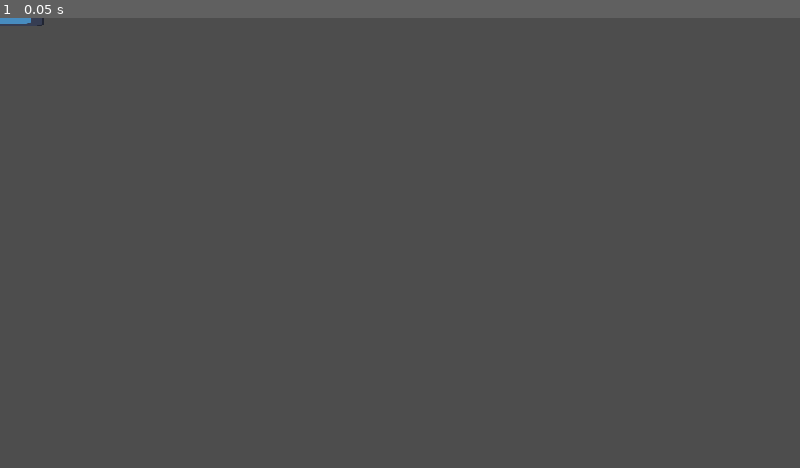
Above: before the commit, frame 1.
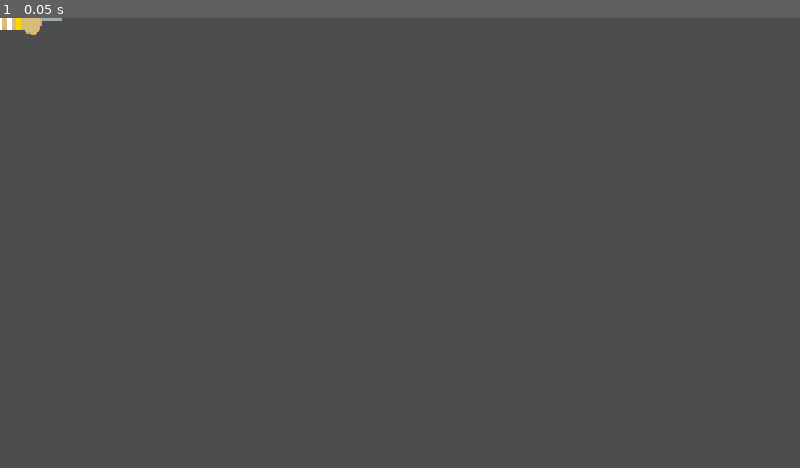
Above: after the commit, the same moment.

Repository: SHADOW-077/PracTrek
Game: Godot game, scene res://game/scenes/Electronics_lab/play_with_resistors.tscn
Two runs of this game, one before a commit and one after it. Both use one fixed random seed, a clock stepped at 60 frames per second and the inputs below. The engine's default icon, where the game draws it, is replaced by a stand-in: a white triangle on a blue panel in a dark square.
Inputs:
- Up to frame 1 (0.05 s): no input

The runs differ from the first frame. In frame 1, 0.2% of the frame differs, in the area x 0-8%, y 0-4%.

Commit message:
added resistor image and made some changes in script
added resistor image and made some changes in script to change the value of resistor grapically

Diff:
--- a/game/scenes/Electronics_lab/components/resistor.gd
+++ b/game/scenes/Electronics_lab/components/resistor.gd
@@ -2,15 +2,45 @@
 
 var select = false
 var menu = false
+var resistor_value
+var colors = {
+	'black':[0,0,0],'brown':[165,42,42],
+	'red':[255,0,0],'orange':[255,165,0],
+	'yellow':[255,255,0],'green':[0,128,0],
+	'blue':[0,0,255],'violet':[238,130,238],
+	'grey':[128,128,128],'white':[255,255,255],
+	'gold':[255,215,0],'silver':[192,192,192]
+	}
+func _process(delta):
+	#makes the options visible
+	if Input.is_action_just_pressed("r_click"):
+		$Control.show()
+		$Control.get_tree().paused = false
+
 
 func _on_input_event(viewport, event, shape_idx):
 	if Input.is_action_just_pressed("click"):
 		select = true
+		$Control.hide()
+		$Control.get_tree().paused = false
 
 func _physics_process(delta):
 	if select:
-		global_position = lerp(global_position,get_global_mouse_position(),30*delta)
+		global_position = lerp(global_position,get_global_mouse_position(),27*delta)
 
 func _input(event):
 	if event is InputEventMouseButton and event.button_index == MOUSE_BUTTON_LEFT:
 		select = false
+
+
+func _on_resistance_text_changed(new_text):
+	#checks
+	if new_text.is_valid_float() == false and new_text.is_empty() == false:
+		print('resistance can have numeric value only')
+		$Control/Resistance.text = ''
+
+
+
+func _on_resistance_text_submitted(new_text):
+	$Control/Resistance.text = new_text
+	print(float(new_text))
--- a/game/scenes/Electronics_lab/components/resistor.tscn
+++ b/game/scenes/Electronics_lab/components/resistor.tscn
@@ -1,28 +1,93 @@
 [gd_scene load_steps=4 format=3 uid="uid://b3oqb6cta2a7l"]
 
-[ext_resource type="Texture2D" uid="uid://cdgwe6vikk0tp" path="res://icon.svg" id="1_hbtf2"]
 [ext_resource type="Script" path="res://game/scenes/Electronics_lab/components/resistor.gd" id="1_luxx6"]
+[ext_resource type="Texture2D" uid="uid://c2w1ux5apl12c" path="res://game/assets/textures/resistor.png" id="2_eoyc6"]
 
 [sub_resource type="RectangleShape2D" id="RectangleShape2D_8g5cm"]
-size = Vector2(128, 22)
+size = Vector2(116, 48.25)
 
 [node name="resistor" type="Area2D"]
 script = ExtResource("1_luxx6")
 
 [node name="Icon" type="Sprite2D" parent="."]
-scale = Vector2(1, 0.185)
-texture = ExtResource("1_hbtf2")
+scale = Vector2(2.235, 2.235)
+texture = ExtResource("2_eoyc6")
 
 [node name="r_collider" type="CollisionShape2D" parent="."]
 shape = SubResource("RectangleShape2D_8g5cm")
 
-[node name="LineEdit" type="LineEdit" parent="."]
-offset_left = -20.0
-offset_top = -48.0
-offset_right = 96.0
-offset_bottom = -17.0
-placeholder_text = "resistance"
-alignment = 1
+[node name="Control" type="Control" parent="."]
+process_mode = 1
+visible = false
+layout_mode = 3
+anchors_preset = 0
+offset_right = 40.0
+offset_bottom = 40.0
+
+[node name="OptionButton" type="OptionButton" parent="Control"]
+offset_left = 111.0
+offset_top = -53.0
+offset_right = 156.0
+offset_bottom = -22.0
+item_count = 2
+fit_to_longest_item = false
+popup/item_0/text = "ohm"
+popup/item_0/id = 0
+popup/item_1/text = "kilo ohm"
+popup/item_1/id = 1
+
+[node name="Resistance" type="LineEdit" parent="Control"]
+offset_left = -17.0
+offset_top = -53.0
+offset_right = 113.0
+offset_bottom = -22.0
+theme_override_font_sizes/font_size = 16
+text = "7777"
+alignment = 2
 max_length = 4
 
+[node name="Label" type="Label" parent="Control"]
+offset_left = -16.0
+offset_top = -51.0
+offset_right = 84.0
+offset_bottom = -21.88
+scale = Vector2(0.95, 0.95)
+theme_override_font_sizes/font_size = 16
+text = "Resistance"
+
+[node name="color_band" type="Node2D" parent="."]
+
+[node name="band_1" type="ColorRect" parent="color_band"]
+offset_left = -31.0
+offset_top = -18.0
+offset_right = -24.0
+offset_bottom = 18.0
+
+[node name="band_2" type="ColorRect" parent="color_band"]
+offset_left = -18.0
+offset_top = -18.0
+offset_right = -11.0
+offset_bottom = 18.0
+
+[node name="band_3" type="ColorRect" parent="color_band"]
+offset_left = -4.0
+offset_top = -18.0
+offset_right = 3.0
+offset_bottom = 18.0
+
+[node name="band_4" type="ColorRect" parent="color_band"]
+offset_left = 10.0
+offset_top = -18.0
+offset_right = 17.0
+offset_bottom = 18.0
+
+[node name="band_5" type="ColorRect" parent="color_band"]
+offset_left = 23.0
+offset_top = -18.0
+offset_right = 30.0
+offset_bottom = 18.0
+color = Color(1, 0.843137, 0, 1)
+
 [connection signal="input_event" from="." to="." method="_on_input_event"]
+[connection signal="text_changed" from="Control/Resistance" to="." method="_on_resistance_text_changed"]
+[connection signal="text_submitted" from="Control/Resistance" to="." method="_on_resistance_text_submitted"]
Binary file added: game/assets/textures/resistor.png
Not shown, added: game/assets/textures/resistor.png.import
